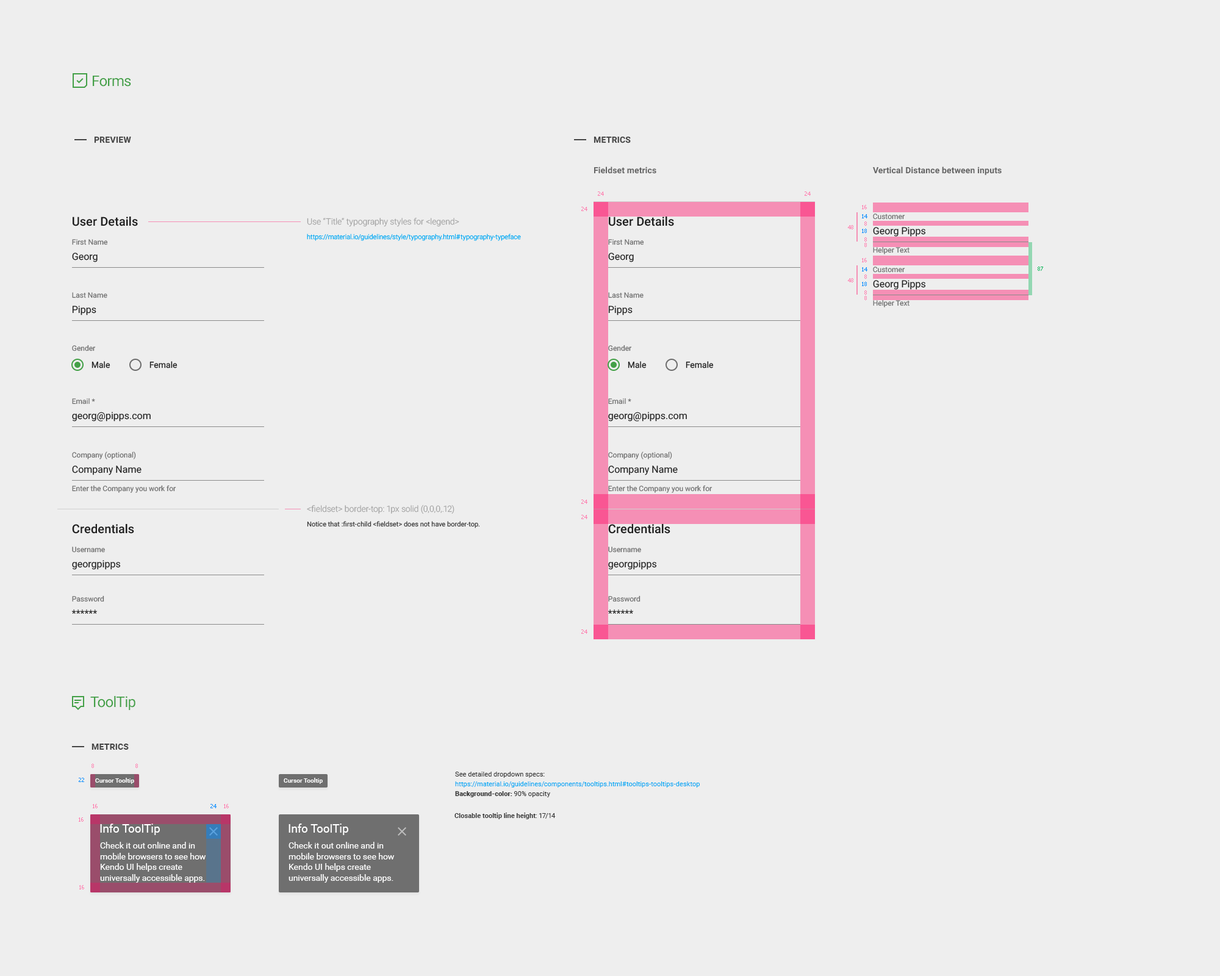
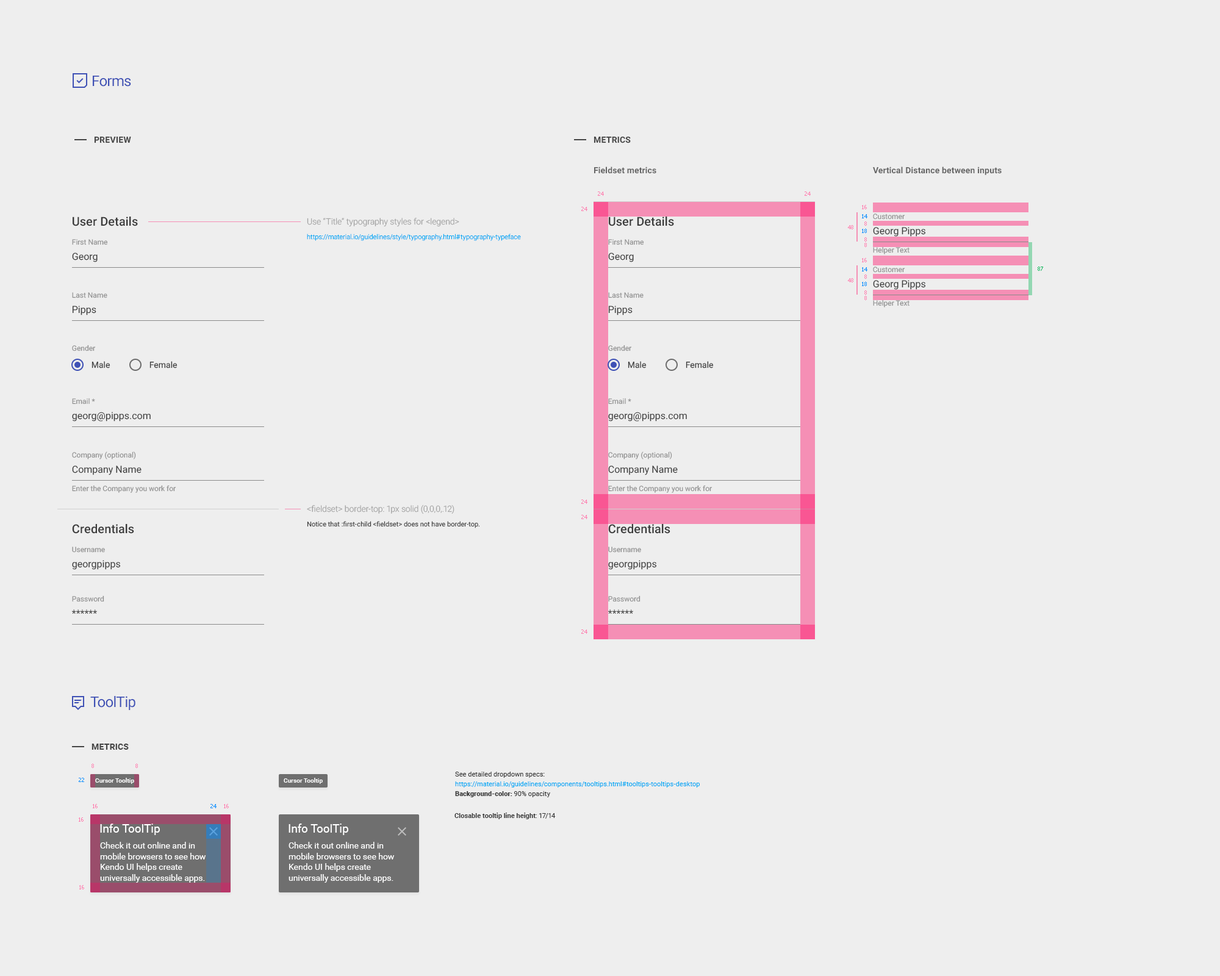
Layer changes from the first 1220px x 976px image to the second:
added group "Forms" (1st of 2) with 146 layers above "ToolTip" over [71, 73, 1002, 615]
renamed "Forms Title" to "Label", moved it into group "Forms" over [72, 73, 132, 88]
painted on "Forms Icon" over [72, 73, 88, 88]
painted on "Checkmark Icon" over [76, 78, 84, 84]
painted on "Forms" (2nd of 2, in "Forms" › "Label") over [92, 75, 132, 87]
moved "Preview" (1st of 2, in "Forms") into group "Forms" over [71, 136, 522, 615]
painted on "radiobutton" (1st of 2, in "Forms" › "Preview" › "Gender" › "Radio Checked") over [71, 358, 84, 371]
moved "Metrics" (1st of 4, in "Forms") into group "Forms" over [594, 136, 1002, 615]
painted on "radiobutton" (2nd of 2, in "Forms" › "Metrics" › "metrics" › "Generic Form" › "Gender" › "Radio Checked") over [607, 358, 620, 371]
painted on "ToolTip Icon" over [71, 696, 85, 711]
painted on "ToolTip" (2nd of 2, in "ToolTip" › "Label") over [90, 696, 136, 711]
